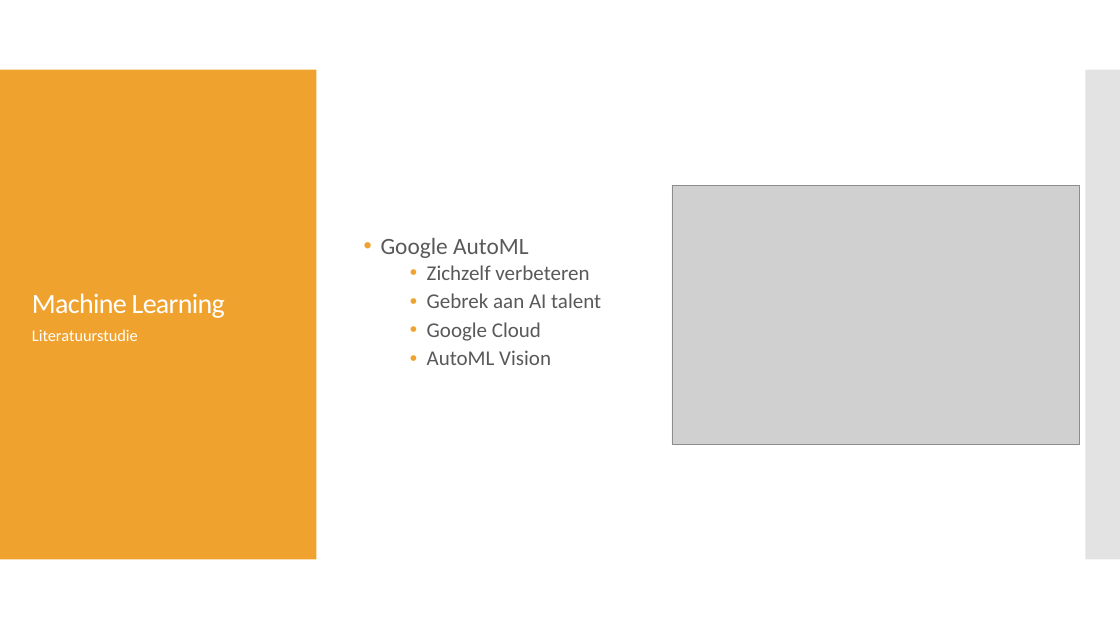
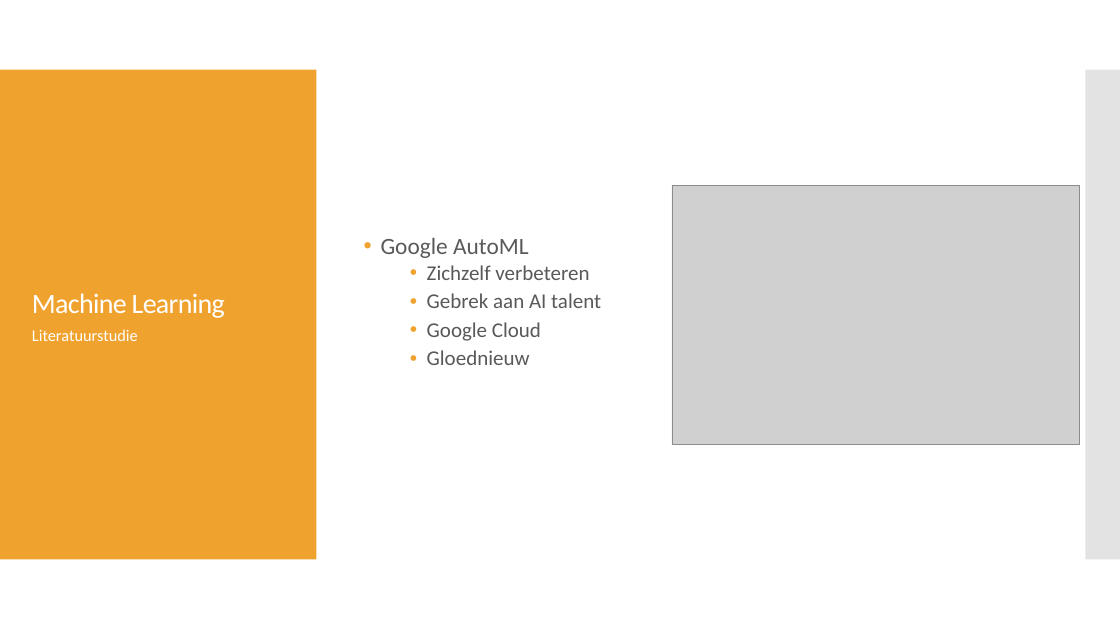
Before and after one commit to PrebenLeroy/bachelorproef, a slide deck: slide 9 of BP verdediging.pptx. Drawn at 1120x630 pixels with LibreOffice and Linux fonts; fonts in the diff are those of the drawing; grey boxes stand for pictures. Boxes give left, top, right and bottom in pixels: in the first picture for what was removed or moved away, otherwise in the second. Text is boxed around its words. In the diff, an @@ line names an element or a change of style, - is before the commit and + after.

Commit message:
add text

```diff
--- a/BP verdediging.pptx
+++ b/BP verdediging.pptx
@@ text at bbox=[427, 350, 530, 365]: text changed @@
-  • AutoML Vision
+  • Gloednieuw
```
Also in this commit, not shown: 3 other slides changed.
